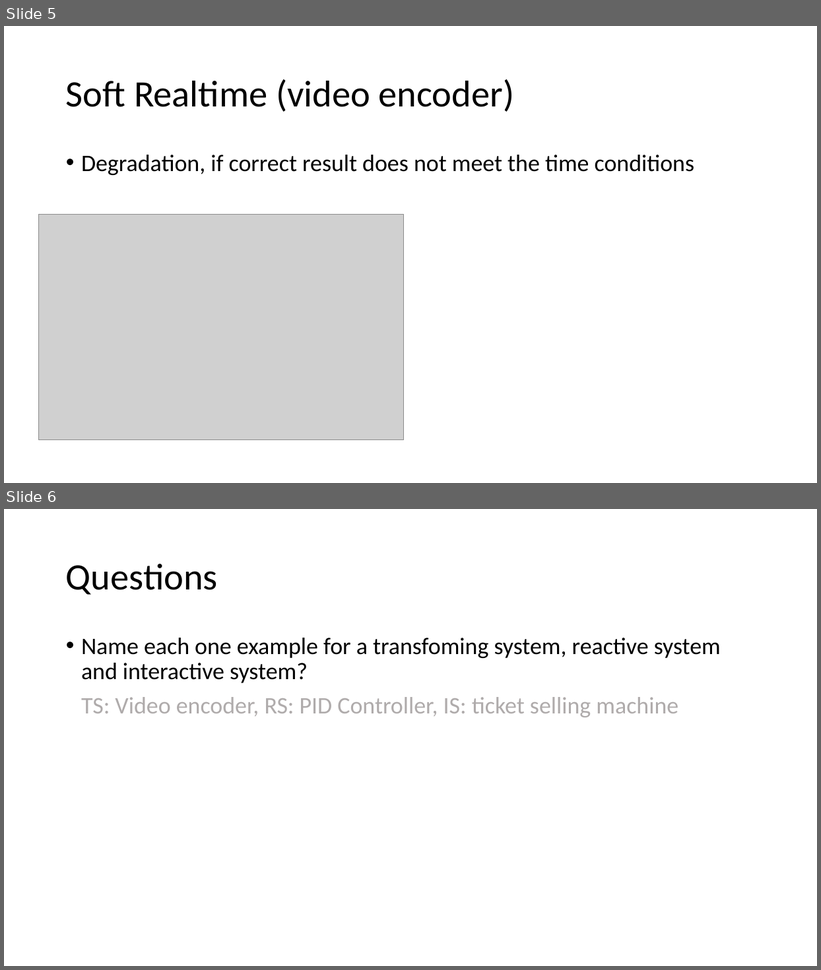
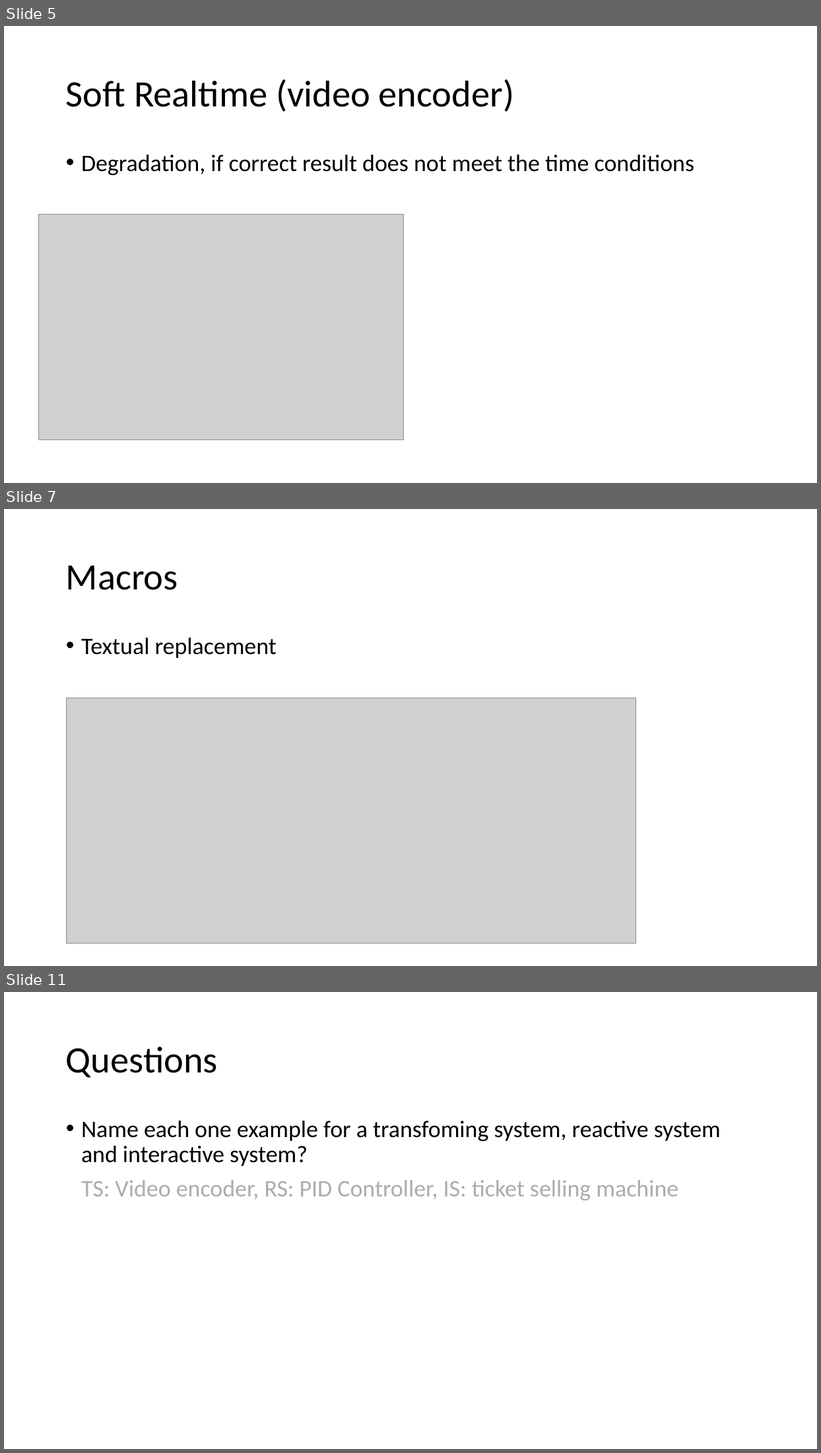
Before and after one commit to tametry/Team9, a slide deck: Recap/Recap SW2 System&Realtime, Macros, Includes.pptx. Shown one above the other, each under a label of ours: slides 5 and 6 before the commit, slides 5, 7 and 11 after it; the slides between them are not shown. The pictures are 821x970 and 821x1453 pixels, drawn with LibreOffice and Linux fonts; fonts in the diff are those of the drawing; grey boxes stand for pictures. Boxes give left, top, right and bottom in pixels: in the first picture for what was removed or moved away, otherwise in the second. Text is boxed around its words. In the diff, an @@ line names an element or a change of style, - is before the commit and + after.

```diff
--- a/Recap/Recap SW2 System&Realtime, Macros, Includes.pptx
+++ b/Recap/Recap SW2 System&Realtime, Macros, Includes.pptx
@@ slide 7 added at box(4, 509, 817, 966), background #FFFFFF @@
@@ title added at box(66, 565, 178, 590), 44 pt, text #000000 @@
+Macros
@@ text added at box(81, 638, 277, 658), 28 pt, text #000000 @@
+• Textual replacement
@@ picture added at box(67, 698, 636, 943) @@
@@ what was slide 6 is now slide 11 @@
```
Also in this commit, not shown: 8 other slides added, 1 other file.
